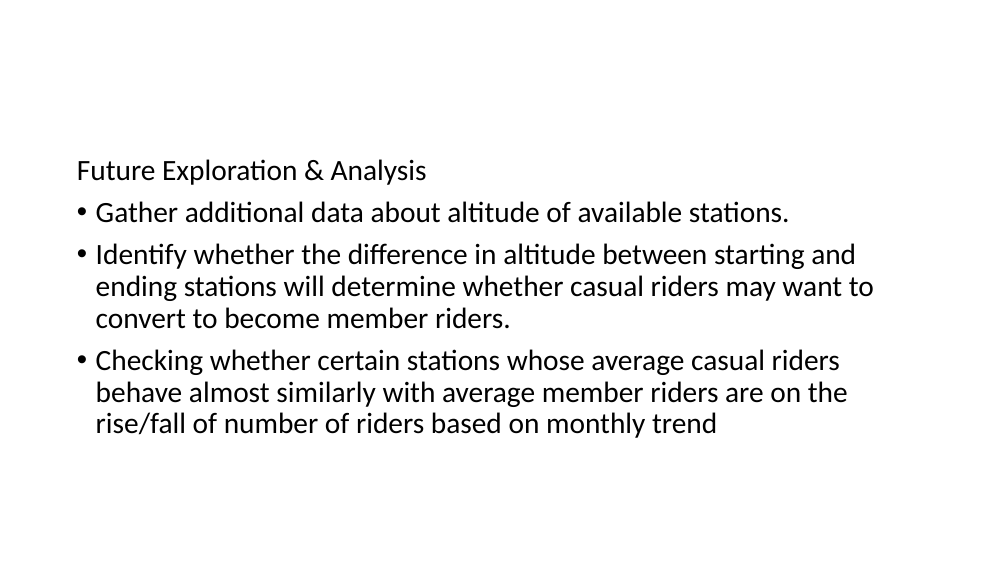
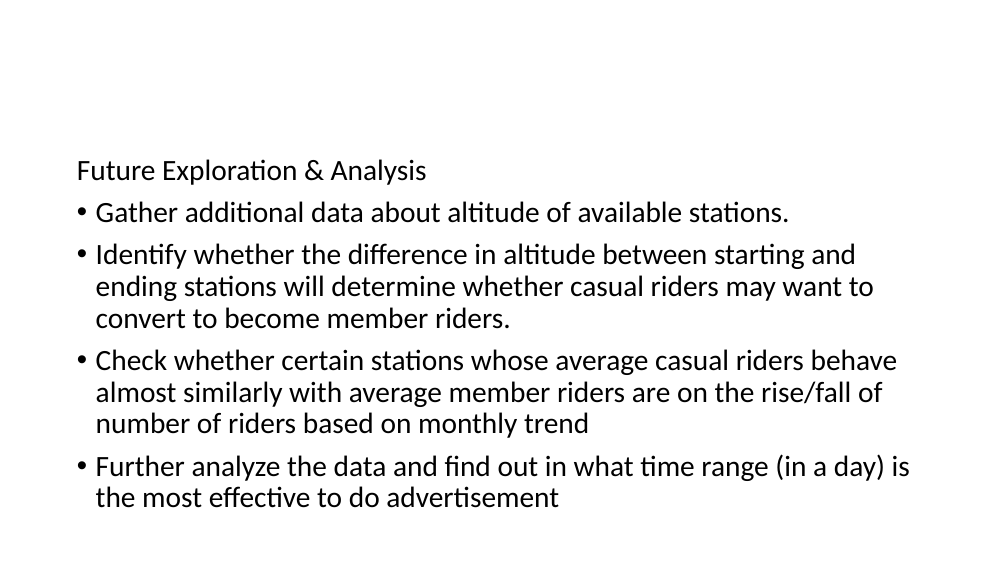
Before and after one commit to rinogrego/Google-Data-Analytics-Capstone-Project, a slide deck: slide 22 of Case Study 1 - How Does a Bike-Share Navigate Speedy Success/results/Strategic Locations to Convert Casual Riders into Member.pptx. Drawn at 1008x567 pixels with LibreOffice and Linux fonts; fonts in the diff are those of the drawing. Boxes give left, top, right and bottom in pixels: in the first picture for what was removed or moved away, otherwise in the second. Text is boxed around its words. In the diff, an @@ line names an element or a change of style, - is before the commit and + after.

```diff
--- a/Case Study 1 - How Does a Bike-Share Navigate Speedy Success/results/Strategic Locations to Convert Casual Riders into Member.pptx
+++ b/Case Study 1 - How Does a Bike-Share Navigate Speedy Success/results/Strategic Locations to Convert Casual Riders into Member.pptx
@@ text at [96,349,910,508]: text changed @@
-• Checking whether certain stations whose average casual riders behave almost similarly with average member riders are on the rise/fall of number of riders based on monthly trend
+• Check whether certain stations whose average casual riders behave almost similarly with average member riders are on the rise/fall of number of riders based on monthly trend
+• Further analyze the data and find out in what time range (in a day) is the most effective to do advertisement
```
Also in this commit, not shown: 1 other slide changed.
